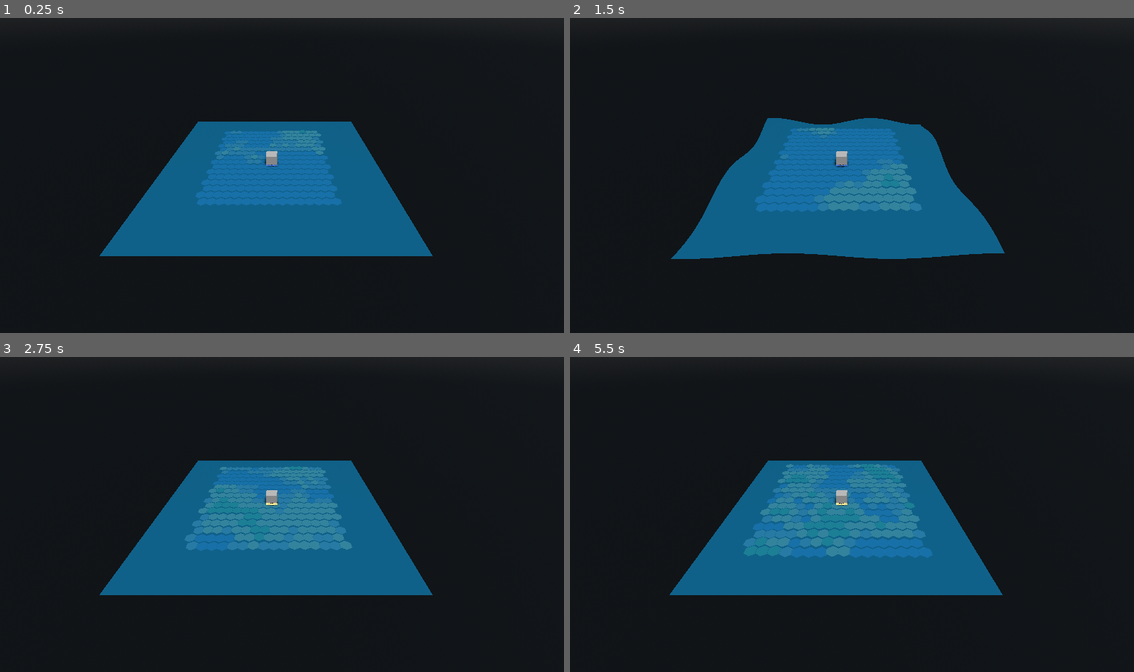
Above: before the commit, frames 1-4 (two rows, left to right).
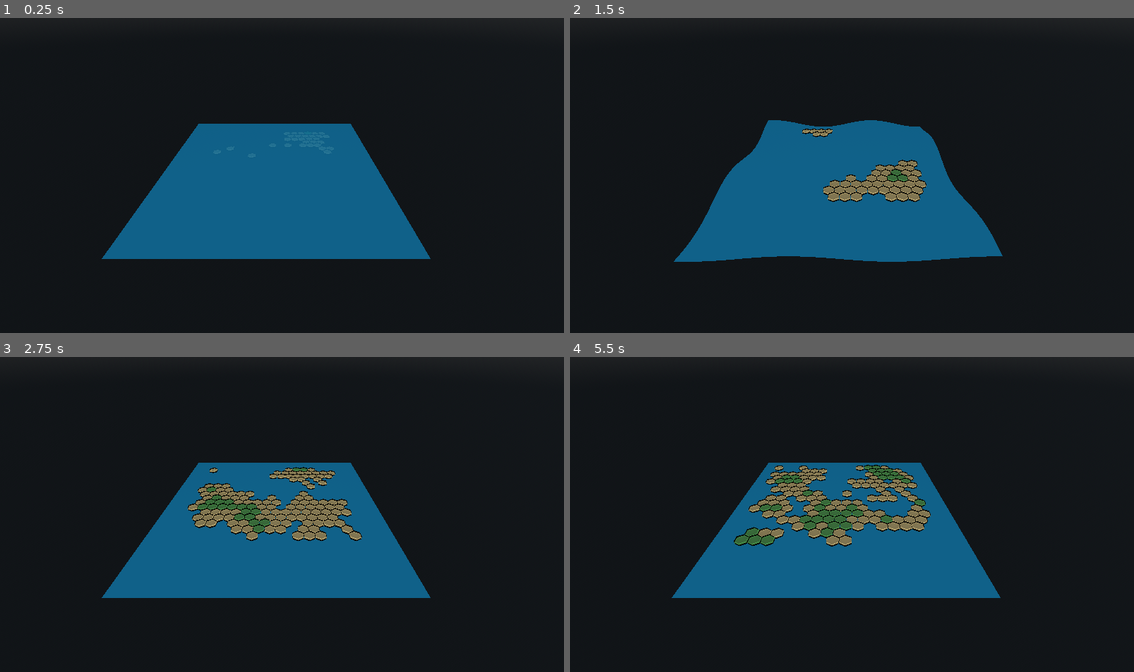
Above: after the commit, the same moments.

Repository: rfdickerson/new-game-project
Game: Godot game, scene res://node_3d.tscn
Same seed, same stepped clock (60 frames per second), same inputs: the game is played once before the commit and once after it.
Inputs:
- Up to frame 1 (0.25 s): no input
- Up to frame 2 (1.5 s): tap Enter at 0.5 s; hold W 0.53-1.28 s; tap G at 0.6 s; tap Q at 0.8, 1.35 s; hold A from 1.28 s (still down)
- Up to frame 3 (2.75 s): tap L at 1.55, 2.1 s; release A at 2.03 s; hold W from 2.03 s (still down); tap O at 2.3 s
- Up to frame 4 (5.5 s): tap Space at 2.75, 4.25 s; tap O at 2.85 s; tap N at 3.05, 3.6 s; tap Enter at 3.5, 5 s; release W at 3.53 s; hold A from 3.53 s (still down); tap G at 3.8, 4.35 s; tap Q at 4.55, 5.1 s; tap L at 5.3 s

The runs differ from the first frame. In frame 1, 5.0% of the frame differs, in the area x 17-77%, y 32-77%; in frame 2, 6.8%; in frame 3, 7.3%; in frame 4, 8.9%.

Commit message:
add hexagons

Diff:
--- a/hexagon_grid.gd
+++ b/hexagon_grid.gd
@@ -8,6 +8,11 @@
 @export var gap_size: float = 0.02  ## Gap between hexagons
 @export var auto_generate: bool = true
 
+## Simple baked-in ambient occlusion for the hex tiles (vertex color darkening)
+@export var ao_enabled: bool = true
+@export var ao_edge_intensity: float = 0.3  ## How dark the outer rim of the top face becomes (0–1)
+@export var ao_bottom_intensity: float = 0.6  ## How dark the underside becomes (0–1)
+
 ## Colors for different terrain types
 @export var color_water: Color = Color(0.2, 0.4, 0.8, 0.7)
 @export var color_grass: Color = Color(0.3, 0.7, 0.3, 0.9)
@@ -36,13 +41,18 @@
 
 	var vertex_offset = 0
 
-	# Hexagon dimensions (flat-top orientation like Civilization)
-	var hex_width = hex_radius * 2.0
-	var hex_height_2d = sqrt(3.0) * hex_radius
-
-	# Spacing between hexagons
-	var horizontal_spacing = hex_width * 0.75
-	var vertical_spacing = hex_height_2d
+	# Hexagon dimensions for FLAT-TOP layout (angle starts at 30°):
+	# - Radius = distance from center to VERTEX
+	# - Width  = sqrt(3) * r
+	# - Height = 2 * r
+	var hex_width = sqrt(3.0) * hex_radius
+	var hex_height_2d = 2.0 * hex_radius
+
+	# Center-to-center spacing between hexes (odd-r offset layout):
+	# - Horizontal: full width
+	# - Vertical:   3/4 of height
+	var horizontal_spacing = hex_width
+	var vertical_spacing = hex_height_2d * 0.75
 
 	# Adjust for gap
 	var adjusted_radius = hex_radius - gap_size
@@ -85,15 +95,14 @@
 			var height = terrain_map[row][col]
 			var hex_color: Color
 			var y_offset = 0.0
+			var is_water = false
 
 			if height < (1.0 - land_percentage):
-				# Deep water
-				hex_color = color_water
-				y_offset = -0.1
+				# Deep water - skip hexagon, show water plane instead
+				is_water = true
 			elif height < (1.0 - land_percentage + 0.05):
-				# Shallow water / coast
-				hex_color = color_water.lerp(color_sand, 0.5)
-				y_offset = -0.05
+				# Shallow water / coast - skip hexagon, show water plane
+				is_water = true
 			elif height < (1.0 - land_percentage + 0.15):
 				# Beach / sand
 				hex_color = color_sand
@@ -111,12 +120,14 @@
 				hex_color = color_mountain
 				y_offset = 0.2
 
-			# Create hexagon at this position
-			add_hexagon(vertices, normals, colors, indices,
-						Vector3(center_x, y_offset, center_z),
-						adjusted_radius, hex_color, vertex_offset)
-
-			vertex_offset += 14  # 7 vertices top + 7 vertices bottom
+			# Only create hexagon for land tiles (skip water)
+			if not is_water:
+				# Create hexagon at this position
+				add_hexagon(vertices, normals, colors, indices,
+							Vector3(center_x, y_offset, center_z),
+							adjusted_radius, hex_color, vertex_offset)
+
+				vertex_offset += 14  # 7 vertices top + 7 vertices bottom
 
 	# Assign arrays to mesh
 	arrays[Mesh.ARRAY_VERTEX] = vertices
@@ -141,8 +152,14 @@
 	# Assign mesh to MeshInstance3D
 	mesh = array_mesh
 
-	print("Generated hexagonal grid: %dx%d (%d hexagons, %d vertices)" %
-		  [grid_width, grid_height, grid_width * grid_height, vertices.size()])
+	var hex_count = vertices.size() / 14  # 14 vertices per hexagon
+	print("Generated hexagonal grid: %dx%d (%d land hexagons, %d vertices)" %
+		  [grid_width, grid_height, hex_count, vertices.size()])
+
+func _darken_color(base_color: Color, intensity: float) -> Color:
+	"""Darken a color by a given intensity (0 = no darkening, 1 = fully black)"""
+	var factor = clamp(1.0 - intensity, 0.0, 1.0)
+	return Color(base_color.r * factor, base_color.g * factor, base_color.b * factor, base_color.a)
 
 func add_hexagon(vertices: PackedVector3Array, normals: PackedVector3Array,
 				 colors: PackedColorArray, indices: PackedInt32Array,
@@ -170,25 +187,37 @@
 	var center_top = Vector3(center.x, center.y + hex_height * 0.5, center.z)
 	vertices.append(center_top)
 	normals.append(Vector3(0, 1, 0))
+	# Keep the center close to the original color so tiles read clearly
 	colors.append(color)
 
 	# Add outer vertices for top
 	for i in range(6):
 		vertices.append(hex_vertices_top[i])
 		normals.append(Vector3(0, 1, 0))
-		colors.append(color)
+		# Darken the rim slightly for a soft AO look
+		if ao_enabled and ao_edge_intensity > 0.0:
+			colors.append(_darken_color(color, ao_edge_intensity))
+		else:
+			colors.append(color)
 
 	# Add center vertex for bottom
 	var center_bottom = Vector3(center.x, center.y - hex_height * 0.5, center.z)
 	vertices.append(center_bottom)
 	normals.append(Vector3(0, -1, 0))
-	colors.append(color)
+	# Underside is darker – suggests contact shadow against the water
+	if ao_enabled and ao_bottom_intensity > 0.0:
+		colors.append(_darken_color(color, ao_bottom_intensity))
+	else:
+		colors.append(color)
 
 	# Add outer vertices for bottom
 	for i in range(6):
 		vertices.append(hex_vertices_bottom[i])
 		normals.append(Vector3(0, -1, 0))
-		colors.append(color)
+		if ao_enabled and ao_bottom_intensity > 0.0:
+			colors.append(_darken_color(color, ao_bottom_intensity))
+		else:
+			colors.append(color)
 
 	# Create triangles for top surface
 	for i in range(6):
@@ -223,24 +252,25 @@
 		indices.append(bottom2)
 
 func get_hex_at_world_position(world_pos: Vector3) -> Vector2i:
-	"""Convert world position to hex grid coordinates"""
-	var hex_width = hex_radius * 2.0
-	var hex_height_2d = sqrt(3.0) * hex_radius
-	var horizontal_spacing = hex_width * 0.75
-	var vertical_spacing = hex_height_2d
-
-	# Adjust for centering
+	"""Convert world position to hex grid coordinates (approximate)"""
+	# Use the same layout math as in generate_hex_grid()
+	var hex_width = sqrt(3.0) * hex_radius
+	var hex_height_2d = 2.0 * hex_radius
+	var horizontal_spacing = hex_width
+	var vertical_spacing = hex_height_2d * 0.75
+
+	# Undo centering offset
 	var adjusted_x = world_pos.x + (grid_width * horizontal_spacing) * 0.5
 	var adjusted_z = world_pos.z + (grid_height * vertical_spacing) * 0.5
 
 	# Approximate row
-	var row = int(adjusted_z / vertical_spacing)
-
-	# Calculate column with offset consideration
+	var row = int(round(adjusted_z / vertical_spacing))
+
+	# Column depends on whether this is an offset row
 	var x_offset = 0.0
 	if row % 2 == 1:
-		x_offset = horizontal_spacing * 0.5
-
-	var col = int((adjusted_x - x_offset) / horizontal_spacing)
+		x_offset = hex_width * 0.5
+
+	var col = int(round((adjusted_x - x_offset) / horizontal_spacing))
 
 	return Vector2i(col, row)
--- a/node_3d.tscn
+++ b/node_3d.tscn
@@ -22,8 +22,6 @@
 roughness = 0.05
 clearcoat_roughness = 0.03
 
-[sub_resource type="BoxMesh" id="BoxMesh_noarx"]
-
 [node name="Node3D" type="Node3D"]
 script = ExtResource("2_mh8ky")
 
@@ -31,18 +29,19 @@
 environment = SubResource("Environment_tippv")
 
 [node name="SubdividedPlane" type="MeshInstance3D" parent="."]
+transform = Transform3D(1, 0, 0, 0, 1, 0, 0, 0, 1, 0, -0.3, 0)
 material_override = SubResource("StandardMaterial3D_g8wqy")
 script = ExtResource("1_3djyb")
 size = Vector2(20, 20)
 subdivisions = Vector2i(30, 30)
 
 [node name="HexagonGrid" type="MeshInstance3D" parent="."]
-transform = Transform3D(1, 0, 0, 0, 1, 0, 0, 0, 1, 0, 0.3, 0)
+transform = Transform3D(1, 0, 0, 0, 1, 0, 0, 0, 1, 0, 0.5, 0)
 script = ExtResource("3_hexgrid")
 hex_radius = 0.45
 grid_width = 16
 grid_height = 16
-hex_height = 0.08
+hex_height = 0.25
 gap_size = 0.03
 land_percentage = 0.45
 noise_scale = 0.12
@@ -63,7 +62,3 @@
 transform = Transform3D(0.866025, -0.433013, 0.25, 0, 0.5, 0.866025, -0.5, -0.75, 0.433013, 0, 10, 0)
 light_energy = 1.912
 shadow_enabled = true
-
-[node name="MyCube" type="MeshInstance3D" parent="."]
-transform = Transform3D(1, 0, 0, 0, 1, 0, 0, 0, 1, 0, 0.6, 0)
-mesh = SubResource("BoxMesh_noarx")
Not shown: 1 places in node_3d.tscn that only renumber resources
Not shown, changed: README.md
